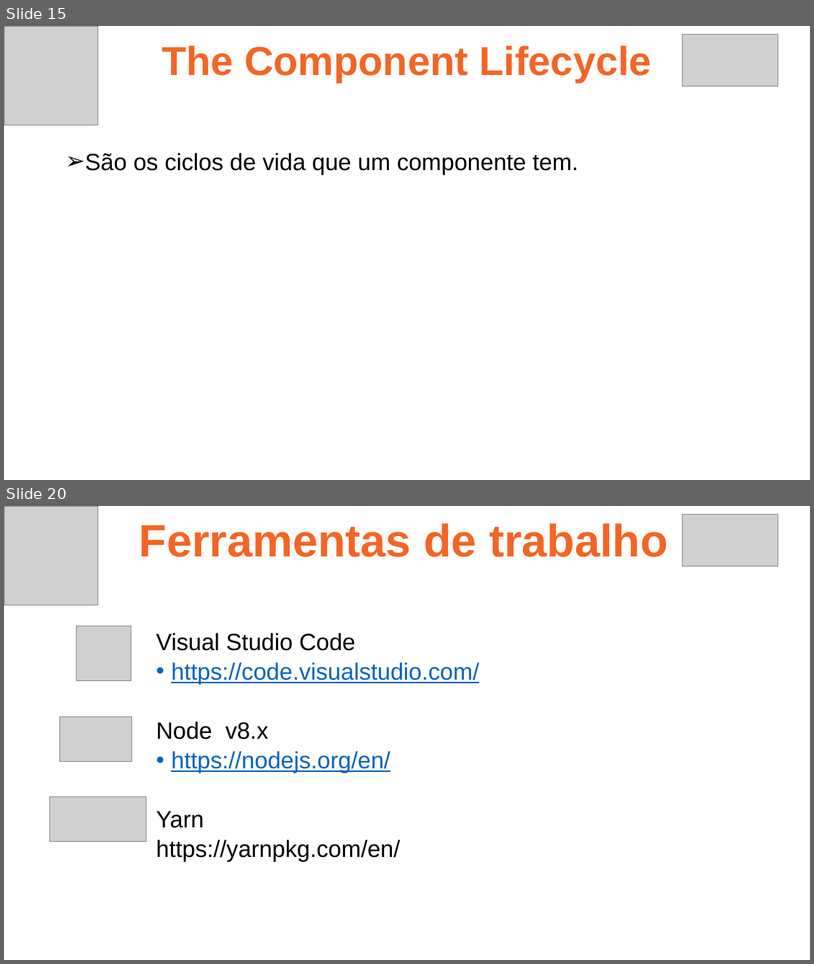
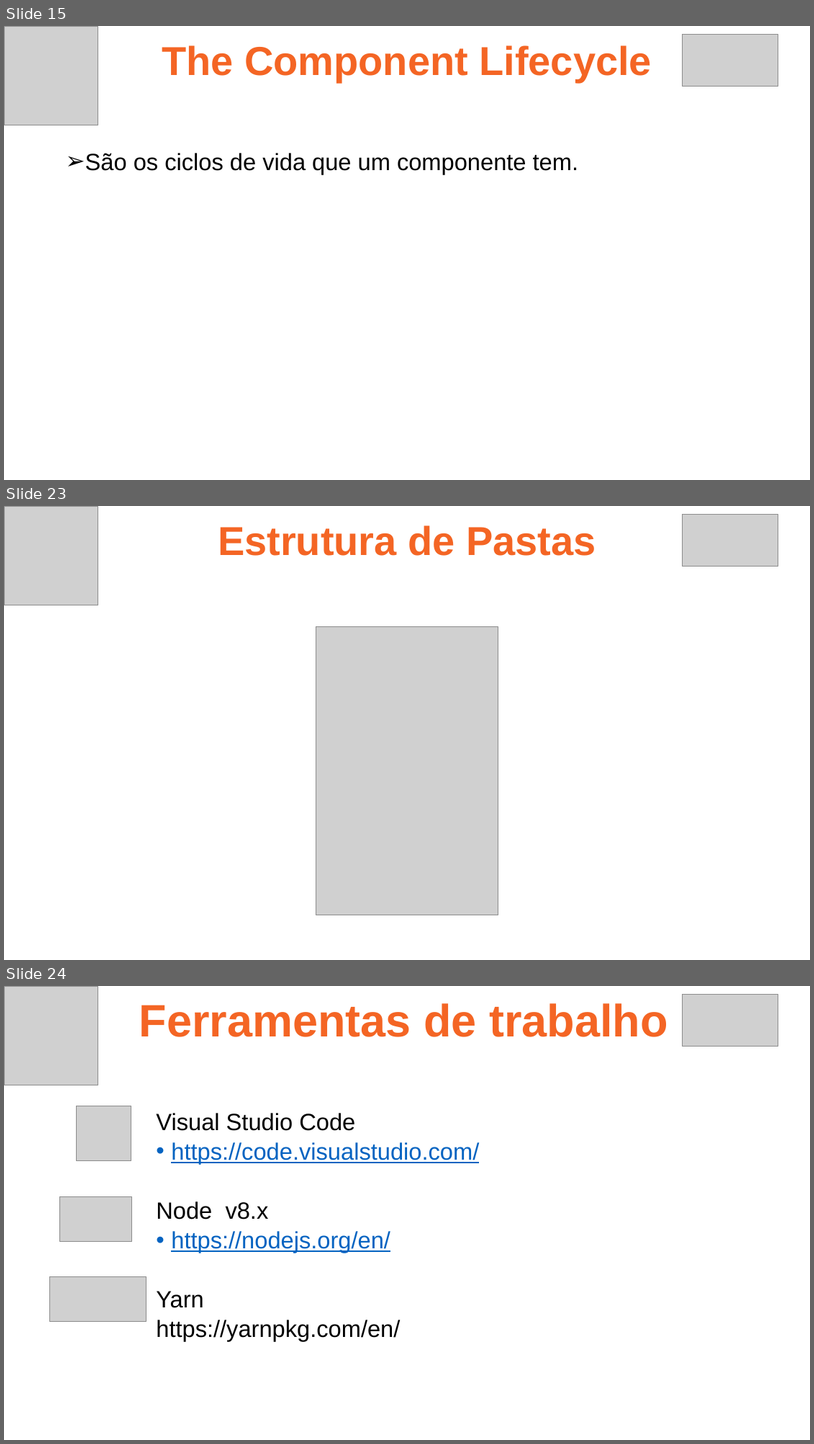
Before and after one commit to ruan4f/Treinamento_Node_React, a slide deck: material/ReactAula1.pptx. Shown one above the other, each under a label of ours: slides 15 and 20 before the commit, slides 15, 23 and 24 after it; the slides between them are not shown. The pictures are 814x964 and 814x1444 pixels, drawn with LibreOffice and Linux fonts; fonts in the diff are those of the drawing; grey boxes stand for pictures. Boxes give left, top, right and bottom in pixels: in the first picture for what was removed or moved away, otherwise in the second. Text is boxed around its words. In the diff, an @@ line names an element or a change of style, - is before the commit and + after.

```diff
--- a/material/ReactAula1.pptx
+++ b/material/ReactAula1.pptx
@@ slide 23 added at box(4, 506, 810, 960), background #FFFFFF @@
@@ picture added at box(4, 506, 98, 605) @@
@@ text added at box(218, 525, 596, 556), 48 pt, text #F46524, bold @@
+Estrutura de Pastas
@@ picture added at box(683, 514, 778, 566) @@
@@ picture added at box(316, 627, 498, 915) @@
@@ what was slide 20 is now slide 24 @@
```
Also in this commit, not shown: 4 slides changed, 3 other slides added, 4 other files.
